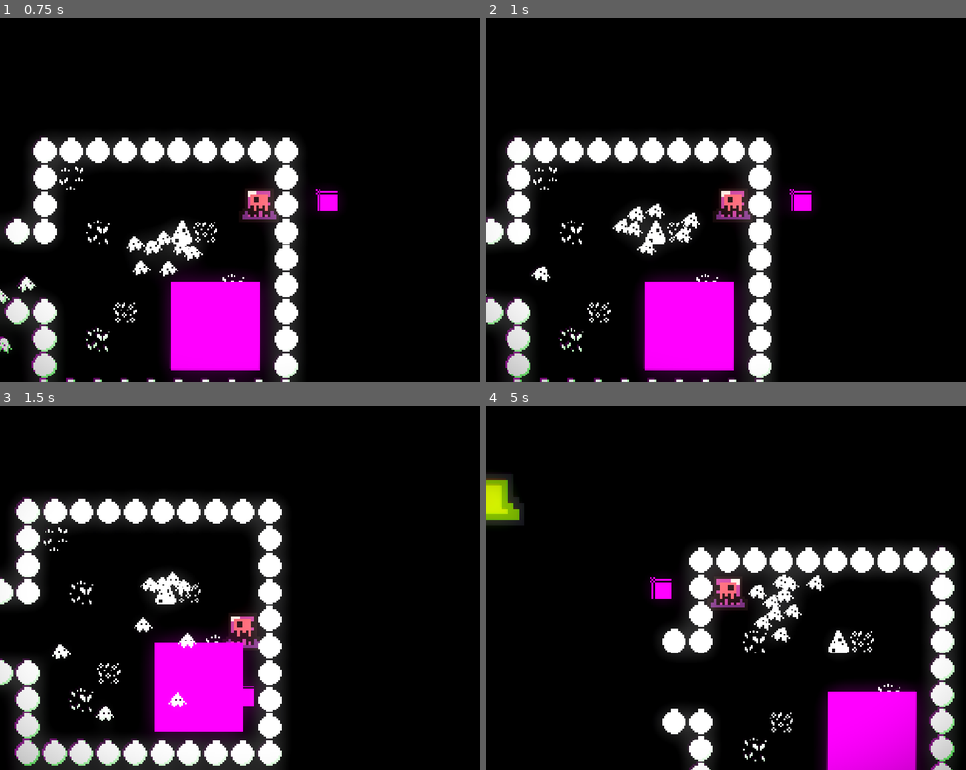
Above: before the commit, frames 1-4 (two rows, left to right).
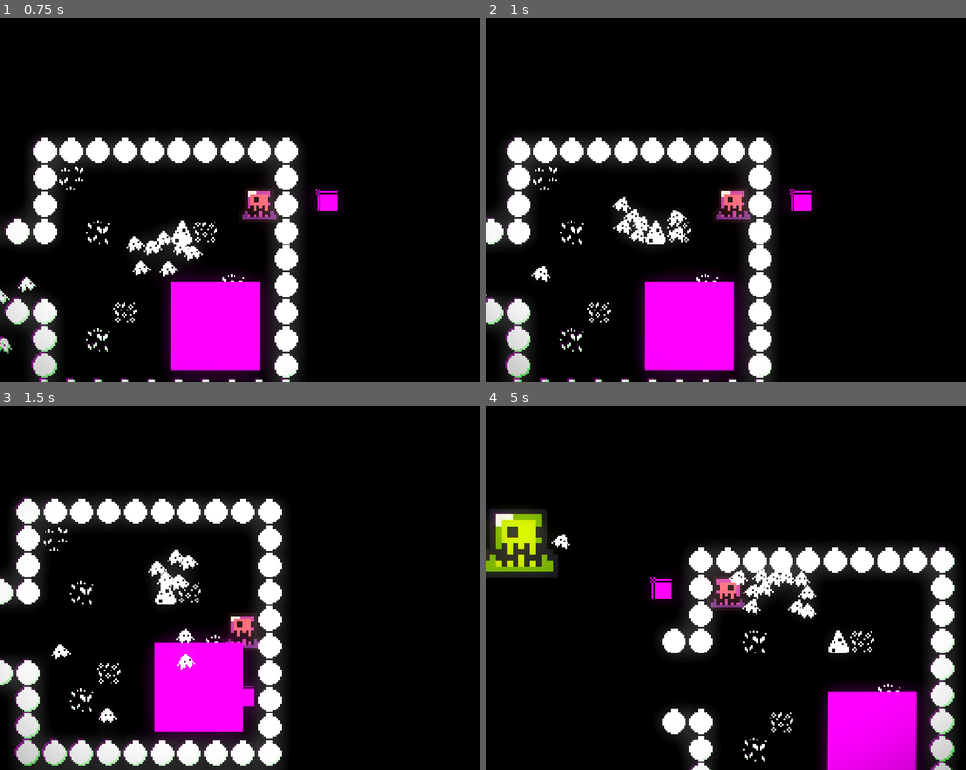
Above: after the commit, the same moments.

Repository: Octaniko/EnemyOfNone
Game: Godot game, scene res://scenes/world.tscn
Two runs of this game, one before a commit and one after it. Both use one fixed random seed, a clock stepped at 60 frames per second and the inputs below.
Inputs:
- Up to frame 1 (0.75 s): hold D (right) from 0.53 s (still down); hold Shift (recall) from 0.53 s (still down)
- Up to frame 2 (1 s): keep holding D (right); keep holding Shift (recall)
- Up to frame 3 (1.5 s): release D (right) at 1.28 s; release Shift (recall) at 1.28 s; hold S (down) from 1.28 s (still down); tap Space (rush) at 1.35 s
- Up to frame 4 (5 s): release S (down) at 2.03 s; hold D (right) 2.03-2.78 s; hold Shift (recall) 2.03-2.78 s; hold W (up) 2.78-3.53 s; tap Space (rush) at 2.85, 4.35 s; hold Shift (recall) 3.53-4.28 s; hold A (left) from 3.53 s (still down)

Frame 1 is identical in both runs. In frame 2, 0.7% of the frame differs, in the area x 11-45%, y 49-69%; in frame 3, 0.8%; in frame 4, 4.6%, in the area x 0-71%, y 18-65%.

Commit message:
refactor: Minor collision refactoring

Diff:
--- a/scenes/entities/unit/unit.tscn
+++ b/scenes/entities/unit/unit.tscn
@@ -132,6 +132,7 @@
 
 [node name="Unit" type="CharacterBody2D" groups=["targets", "units"]]
 collision_layer = 2
+collision_mask = 2
 script = ExtResource("1_o7ajc")
 
 [node name="AnimatedSprite2D" type="AnimatedSprite2D" parent="."]
--- a/scenes/objects/carryable.tscn
+++ b/scenes/objects/carryable.tscn
@@ -1,13 +1,17 @@
-[gd_scene load_steps=3 format=3 uid="uid://d0uns3g334aex"]
+[gd_scene load_steps=4 format=3 uid="uid://d0uns3g334aex"]
 
 [sub_resource type="CircleShape2D" id="CircleShape2D_1feky"]
-radius = 12.0415945
+radius = 25.179358
 
 [sub_resource type="PlaceholderTexture2D" id="PlaceholderTexture2D_1feky"]
+
+[sub_resource type="CircleShape2D" id="CircleShape2D_kibfx"]
+radius = 11.0
 
 [node name="Carryable" type="Node2D"]
 
 [node name="Area2D" type="Area2D" parent="."]
+collision_mask = 3
 
 [node name="CollisionShape2D" type="CollisionShape2D" parent="Area2D"]
 shape = SubResource("CircleShape2D_1feky")
@@ -23,3 +27,9 @@
 offset_bottom = -9.0
 text = "0/2"
 horizontal_alignment = 1
+
+[node name="StaticBody2D" type="StaticBody2D" parent="."]
+collision_mask = 3
+
+[node name="CollisionShape2D" type="CollisionShape2D" parent="StaticBody2D"]
+shape = SubResource("CircleShape2D_kibfx")
--- a/scenes/world.tscn
+++ b/scenes/world.tscn
@@ -1277,7 +1277,7 @@
 [node name="WorldEnvironment" type="WorldEnvironment" parent="."]
 environment = SubResource("Environment_qfnet")
 
-[node name="Carryable" parent="." groups=["carriable", "interactable"] instance=ExtResource("8_4mrxx")]
+[node name="Carryable" parent="." groups=["carryable", "interactable"] instance=ExtResource("8_4mrxx")]
 position = Vector2(-163, 130)
 
 [node name="Base" parent="." instance=ExtResource("9_7r4gi")]
